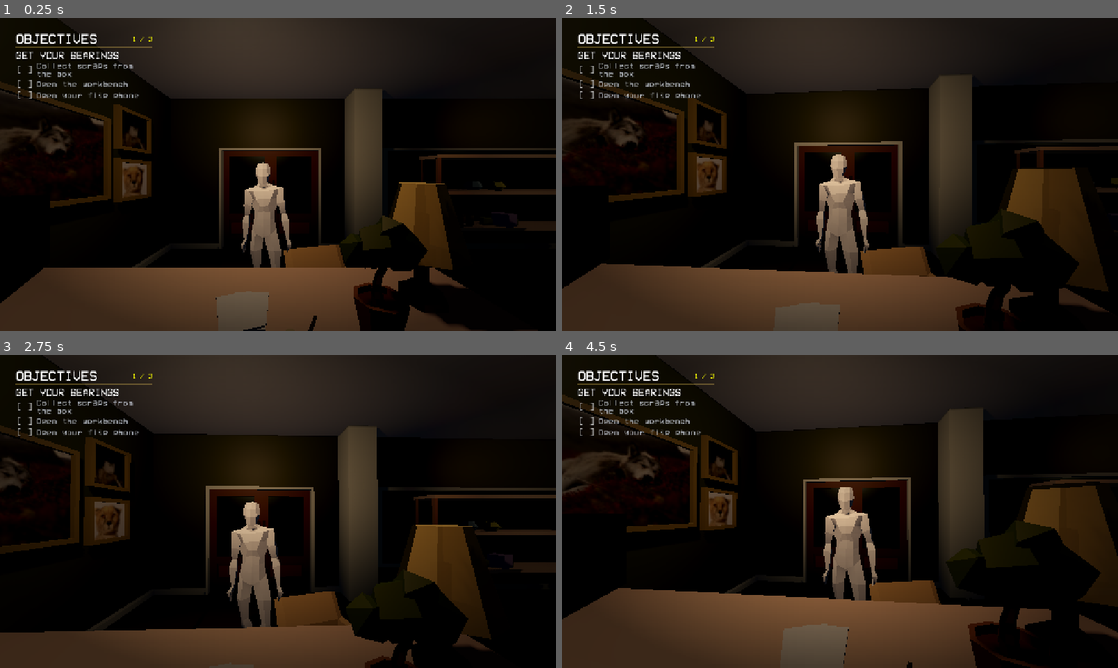
Above: before the commit, frames 1-4 (two rows, left to right).
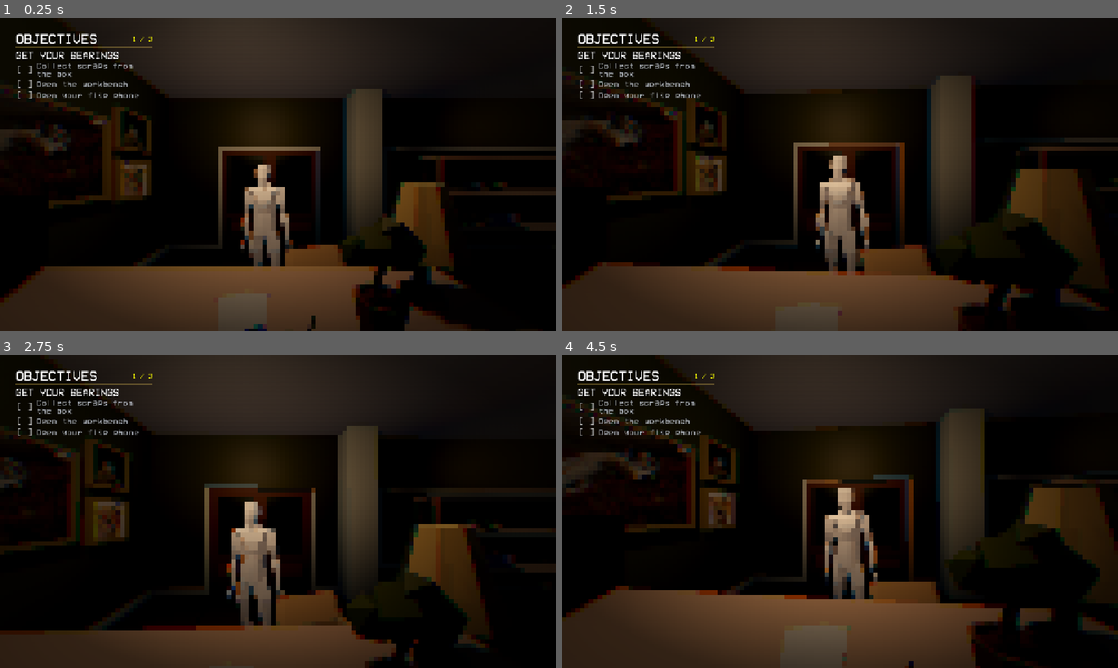
Above: after the commit, the same moments.

Repository: kaminaryu/project-found-footage
Game: Godot game, scene res://Scenes/main_walk.tscn
Two runs of this game, one before a commit and one after it. Both use one fixed random seed, a clock stepped at 60 frames per second and the inputs below. Sound files missing from this copy of the repository are replaced by a short silence.
Inputs (mouse positions are in pixels of both pictures, inside the frame that each line leads up to):
- Up to frame 1 (0.25 s): no input
- Up to frame 2 (1.5 s): tap Q (quit) at 0.5, 1.25 s; move the mouse to (867, 174) at 0.52 s; hold Shift (crouch) 0.53-1.28 s; hold W (move_forward) from 0.53 s (still down); click (867, 174) at 0.67 s; tap Enter (ui_accept) at 0.77 s; move the mouse to (812, 174) at 1.27 s; tap E (interact) at 1.35 s; click (812, 174) at 1.42 s
- Up to frame 3 (2.75 s): keep holding W (move_forward); tap Enter (ui_accept) at 1.52 s; tap Q (quit) at 2 s; move the mouse to (289, 505) at 2.02 s; press the mouse at (289, 505) at 2.03 s
- Up to frame 4 (4.5 s): keep holding W (move_forward); tap Q (quit) at 2.75, 3.5, 4.25 s; move the mouse to (834, 517) at 2.77 s; release the mouse at (834, 517) at 2.78 s; tap 1 (use_phone) at 2.85 s; click (834, 517) at 2.92 s; tap Enter (ui_accept) at 3.02, 3.77 s; move the mouse to (878, 514) at 3.52 s; tap Backspace at 3.6 s; click (878, 514) at 3.67 s; move the mouse to (795, 508) at 4.27 s; tap Shift (crouch) at 4.35 s; click (795, 508) at 4.42 s

The runs differ from the first frame. In frame 1, 4.3% of the frame differs, in the area x 0-100%, y 10-100%; in frame 2, 5.1%, in the area x 0-100%, y 7-100%; in frame 3, 4.5%; in frame 4, 4.9%.

Commit message:
Added filters.

Diff:
--- /dev/null
+++ b/Scenes/game_effect.gdshader
@@ -0,0 +1,38 @@
+shader_type canvas_item;
+
+uniform sampler2D screen_texture : hint_screen_texture, repeat_disable, filter_linear_mipmap;
+uniform float pixel_size : hint_range(1.0, 16.0, 1.0) = 4.0;
+uniform float aa_softness : hint_range(0.0, 1.0, 0.05) = 0.6;
+uniform float vignette_strength : hint_range(0.0, 2.0, 0.05) = 0.5;
+uniform int levels = 3;
+uniform float spread = 0.01;
+
+vec3 chromatic_slice(float t){
+	vec3 res = vec3(1.0-t, 1.0 - abs(t - 1.0), t - 1.0);
+	return max(res, 0.0);
+}
+
+void fragment() {
+	vec2 screen_size = vec2(textureSize(screen_texture, 0));
+	vec2 block_coord = floor(FRAGCOORD.xy / pixel_size) + 0.5;
+	vec2 grid_uv = (block_coord * pixel_size) / screen_size;
+	float mip_level = log2(pixel_size) * aa_softness;
+	vec4 col = textureLod(screen_texture, grid_uv, mip_level);
+	COLOR = col;
+	vec3 sum;
+	COLOR.rgb = vec3(0);
+	vec2 offset = (UV - vec2(0.5))*vec2(1,-1);
+	for(int i = 0; i < levels; i++){
+		float t = 2.0*float(i)/float(levels-1); // range 0.0->2.0
+		vec3 slice = vec3(1.0-t, 1.0 - abs(t - 1.0), t - 1.0);
+		slice = max(slice, 0.0);
+		sum += slice;
+		vec2 slice_offset = (t-1.0)*spread*offset;
+		COLOR.rgb += slice * texture(screen_texture, grid_uv + slice_offset).rgb;
+	}
+	COLOR.rgb /= sum;
+
+	vec2 centered_uv = SCREEN_UV - 0.5;
+	float vignette = 1.0 - dot(centered_uv, centered_uv) * vignette_strength;
+	COLOR.rgb *= clamp(vignette, 0.0, 1.0);
+}
--- a/Scenes/main_walk.tscn
+++ b/Scenes/main_walk.tscn
@@ -15,6 +15,7 @@
 [ext_resource type="Script" uid="uid://se144jw1i7lo" path="res://Objects/MainRoom/box_of_scraps.gd" id="11_6bi8x"]
 [ext_resource type="PackedScene" uid="uid://bj3m16a0y1gu1" path="res://Assets/Models/Scraps/cash register.glb" id="12_tde24"]
 [ext_resource type="PackedScene" uid="uid://cyccm0vqbwimc" path="res://Assets/Models/Customer/Customer.tscn" id="13_customer"]
+[ext_resource type="Shader" uid="uid://bmql6fdnnp8mx" path="res://scenes/game_effect.gdshader" id="14_nx73i"]
 
 [sub_resource type="StandardMaterial3D" id="StandardMaterial3D_304v3"]
 resource_name = "Material.011"
@@ -822,6 +823,14 @@
 [sub_resource type="ConvexPolygonShape3D" id="ConvexPolygonShape3D_m12bj"]
 points = PackedVector3Array(1.0828118, 0.24135643, 2.113734, 0.77826583, -0.5198596, -0.32263398, 1.0828118, -0.5198596 …(188 unchanged characters)…
 
+[sub_resource type="ShaderMaterial" id="ShaderMaterial_xrivr"]
+shader = ExtResource("14_nx73i")
+shader_parameter/pixel_size = 4.0
+shader_parameter/aa_softness = 0.6
+shader_parameter/vignette_strength = 0.5
+shader_parameter/levels = 3
+shader_parameter/spread = 0.01
+
 [node name="Main Walk" type="Node3D" unique_id=1377530203]
 
 [node name="Player" parent="." unique_id=1201435589 instance=ExtResource("1_2cquo")]
@@ -961,6 +970,18 @@
 [node name="CollisionShape3D" type="CollisionShape3D" parent="cash register/StaticBody3D" unique_id=828484544]
 shape = SubResource("ConvexPolygonShape3D_m12bj")
 
+[node name="Filter" type="CanvasLayer" parent="." unique_id=2073343459]
+layer = 0
+
+[node name="ColorRect" type="ColorRect" parent="Filter" unique_id=828190755]
+material = SubResource("ShaderMaterial_xrivr")
+anchors_preset = 15
+anchor_right = 1.0
+anchor_bottom = 1.0
+grow_horizontal = 2
+grow_vertical = 2
+mouse_filter = 2
+
 [node name="CanvasLayer" type="CanvasLayer" parent="." unique_id=197105867]
 process_mode = 3
 layer = 4
Not shown, added: Scenes/game_effect.gdshader.uid
